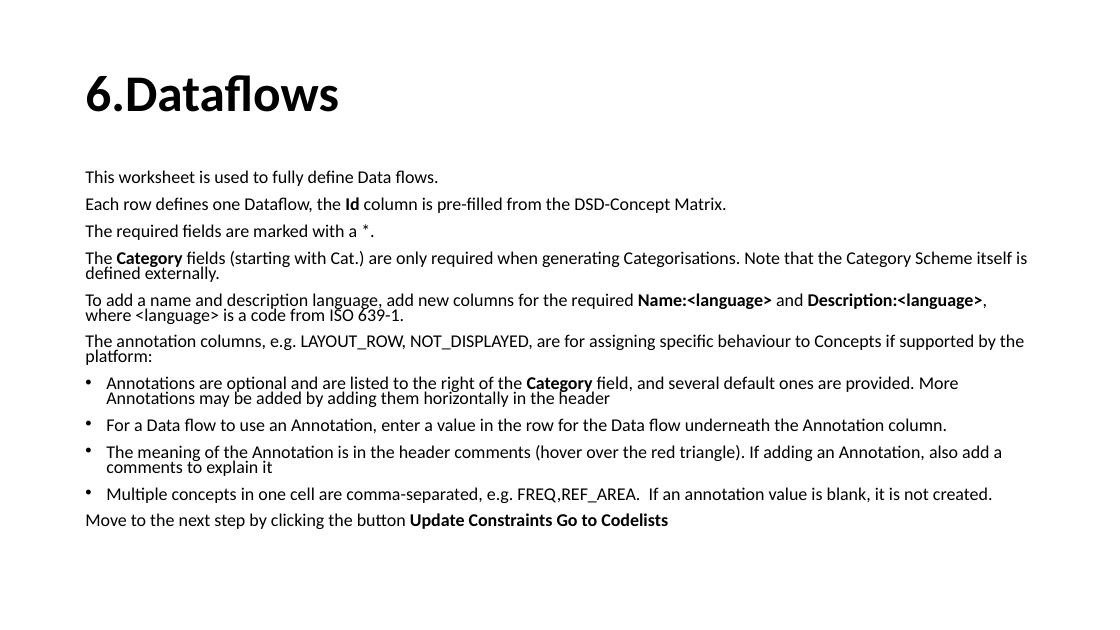
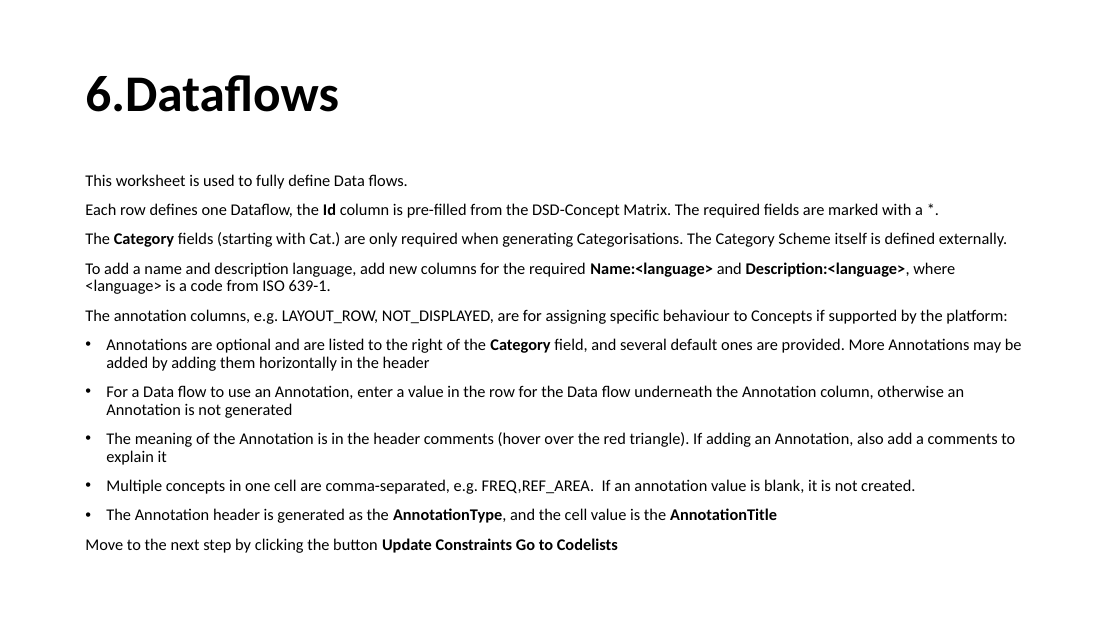
Before and after one commit to OECDSTD/sdmx-matrix-generator, a slide deck: slide 16 of SDMX Matrix Generator User Guide.pptx (slide 21 before the commit). Drawn at 1120x630 pixels with LibreOffice and Linux fonts; fonts in the diff are those of the drawing. Boxes give left, top, right and bottom in pixels: in the first picture for what was removed or moved away, otherwise in the second. Text is boxed around its words. In the diff, an @@ line names an element or a change of style, - is before the commit and + after.

```diff
--- a/SDMX Matrix Generator User Guide.pptx
+++ b/SDMX Matrix Generator User Guide.pptx
@@ text at (x1=85, y1=174, x2=1022, y2=553): size 15.4 to 14 pt in "This worksheet is used to fully define ...", "To add a name and description language, ...", "The annotation columns, e.g. LAYOUT_ROW, NOT_DISPLAYED, are ...", "Annotations are optional and are listed to ..." and 3 more places; line spacing 0.7 to 0.9 @@
@@ text at (x1=85, y1=203, x2=1008, y2=247): text changed; size 15.4 to 14 pt @@
-Each row defines one Dataflow, the Id column is pre-filled from the DSD-Concept Matrix.
-The required fields are marked with a *.
-The Category fields (starting with Cat.) are only required when generating Categorisations. Note that the Category Scheme itself is defined externally.
+Each row defines one Dataflow, the Id column is pre-filled from the DSD-Concept Matrix. The required fields are marked with a *.
+The Category fields (starting with Cat.) are only required when generating Categorisations. The Category Scheme itself is defined externally.
@@ text at (x1=106, y1=385, x2=964, y2=418): text changed; size 15.4 to 14 pt @@
-• For a Data flow to use an Annotation, enter a value in the row for the Data flow underneath the Annotation column.
+• For a Data flow to use an Annotation, enter a value in the row for the Data flow underneath the Annotation column, otherwise an Annotation is not generated
@@ text at (x1=106, y1=508, x2=777, y2=523): paragraph added @@
+• The Annotation header is generated as the AnnotationType, and the cell value is the AnnotationTitle
```
Also in this commit, not shown: 7 other slides changed, 2 slides added, 12 slides removed.
